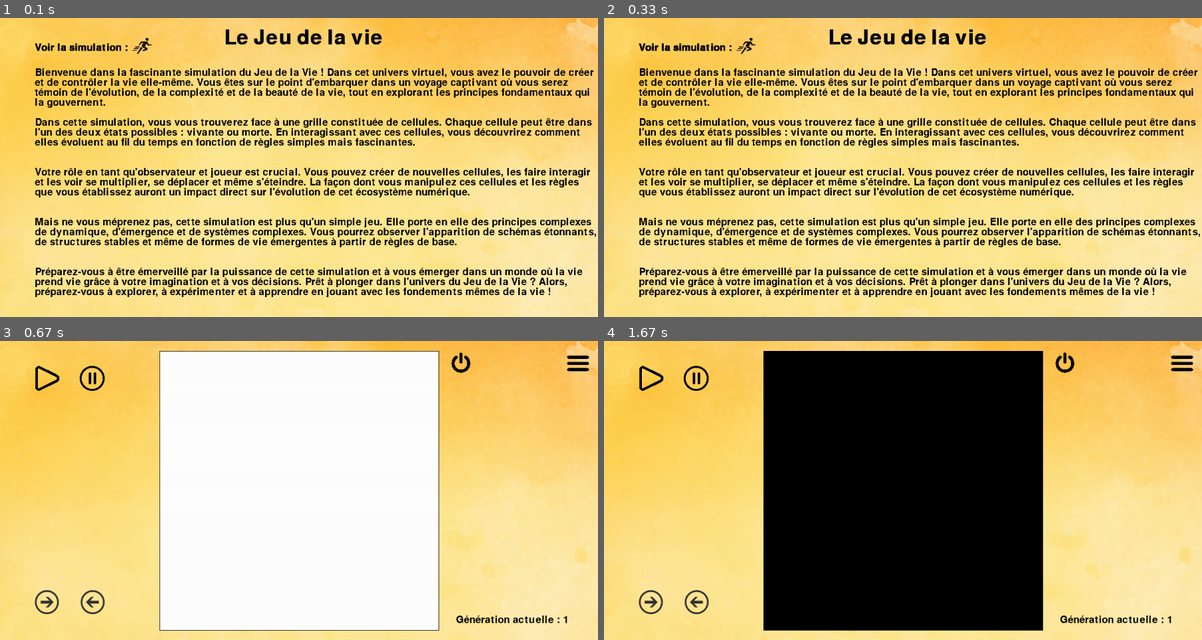
Above: before the commit, frames 1-4 (two rows, left to right).
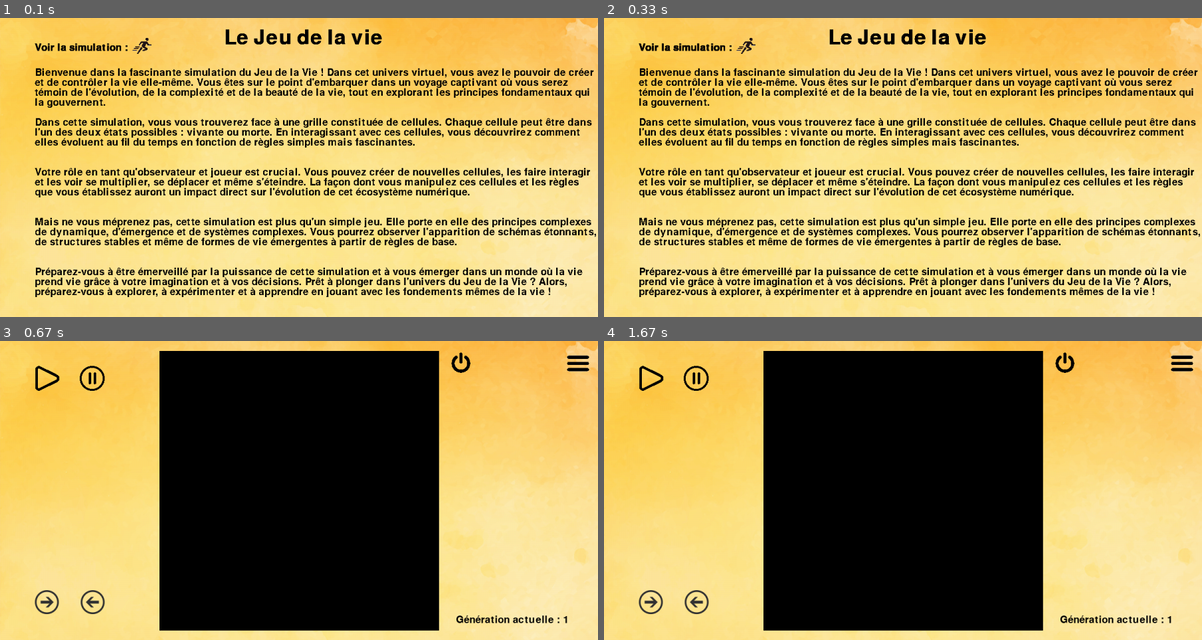
Above: after the commit, the same moments.

Repository: Ocean634/Game-Of-Life
Game: pygame game, started from affichageAvecPygame.py
Same seed, same stepped clock (60 frames per second), same inputs: the game is played once before the commit and once after it.
Inputs (mouse positions are in pixels of both pictures, inside the frame that each line leads up to):
- Up to frame 1 (0.1 s): type "1 (at the terminal prompt)" at 0 s
- Up to frame 2 (0.33 s): no input
- Up to frame 3 (0.67 s): click (143, 370) at 0.38 s
- Up to frame 4 (1.67 s): click (651, 601) at 0.72 s; click (651, 376) at 1.05 s; click (693, 601) at 1.38 s

Frames 1-2 are identical in both runs. In frame 3, 44% of the frame differs, in the area x 26-74%, y 3-97%; in frame 4, nothing differs.

Commit message:
modifications a annuler

Diff:
--- a/affichageAvecPygame.py
+++ b/affichageAvecPygame.py
@@ -447,5 +447,5 @@
 world = jdlv.init_world(world)
 setup()
 marge = 20
-nb_frame_sec = 10
+nb_frame_sec = 120
 welcome()
--- a/projetJeuDeLaVie.py
+++ b/projetJeuDeLaVie.py
@@ -34,8 +34,9 @@
 
    """
     for i in range(len(world)):
-        for j in range(len(world[0])):
-            world[i][j]=bool(random.randint(0,1))
+        world[i][len(world)//2] = True
+        # for j in range(len(world[0])):
+            # world[i][j]=bool(random.randint(0,1))
     return world
 
 
@@ -173,9 +174,9 @@
             if largeur <= 0:
                 largeur = try_input("Le nombre que vous avez entré n'est pas strictement positif,\nveuillez entrer un nombre entre 1 et 100 : ")
                 continue
-            if largeur > 100:
-                largeur = try_input("Le nombre que vous avez entré est trop grand pour que l'affichage puisse se faire correctement.\nVeuillez entrer un nombre entre 1 et 100 :")
-                continue
+            #if largeur > 100:
+            #    largeur = try_input("Le nombre que vous avez entré est trop grand pour que l'affichage puisse se faire correctement.\nVeuillez entrer un nombre entre 1 et 100 :")
+            #    continue
             break
 
     world = new_world(largeur, largeur)
